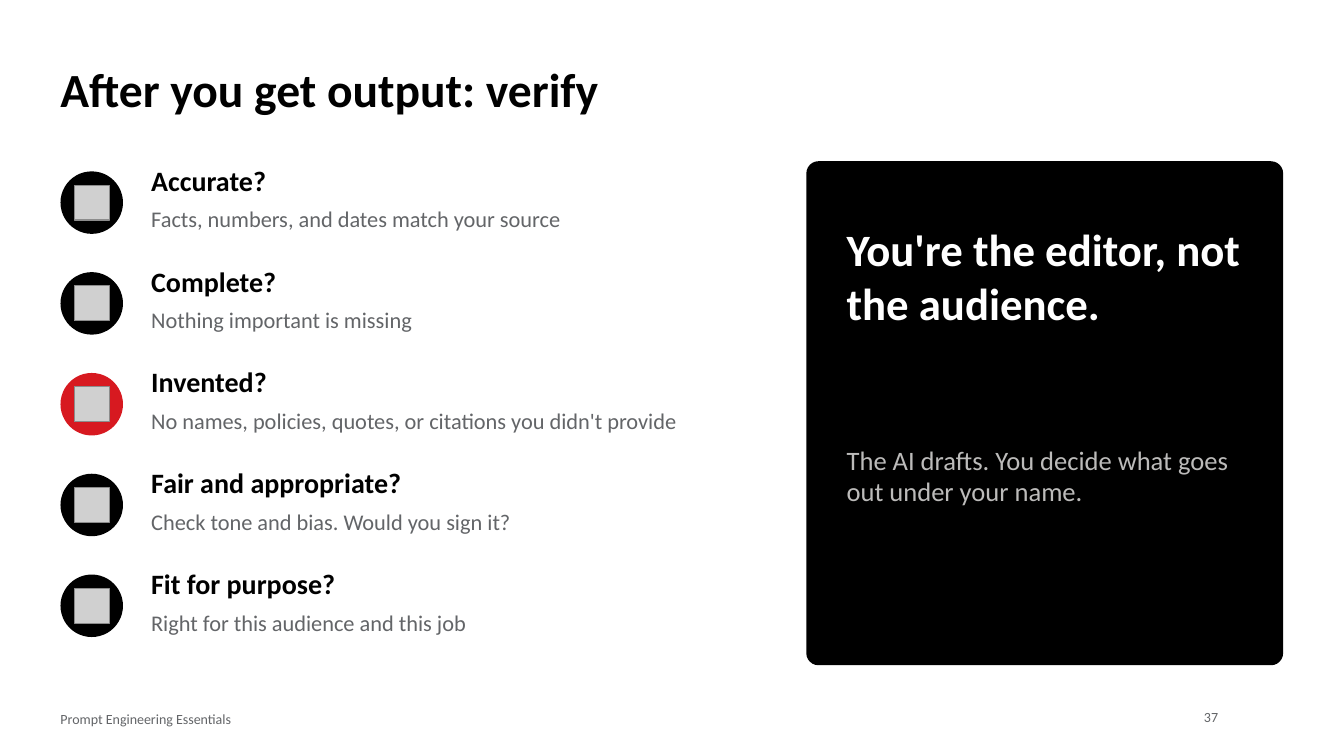
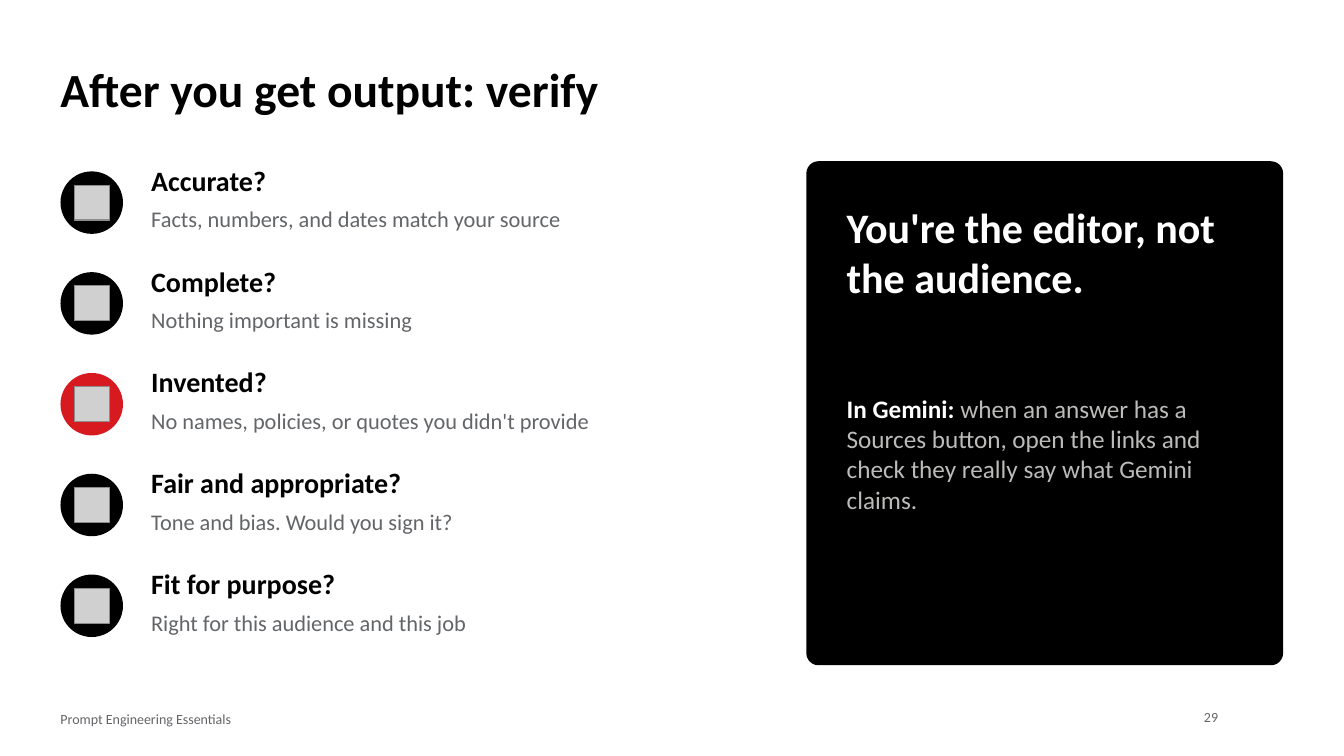
Before and after one commit to DataHurdler/pb-group-D, a slide deck: slide 29 of materials/slides/prompt-engineering-essentials.pptx (slide 37 before the commit). Drawn at 1344x756 pixels with LibreOffice and Linux fonts; fonts in the diff are those of the drawing; grey boxes stand for pictures; background and template pictures are left out. Boxes give left, top, right and bottom in pixels: in the first picture for what was removed or moved away, otherwise in the second. Text is boxed around its words. In the diff, an @@ line names an element or a change of style, - is before the commit and + after.

```diff
--- a/materials/slides/prompt-engineering-essentials.pptx
+++ b/materials/slides/prompt-engineering-essentials.pptx
@@ text "You're the editor, not the ..." moved from (x1=847, y1=234, x2=1240, y2=321) to (x1=847, y1=213, x2=1215, y2=294) @@
@@ text "You're the editor, not the ..." at (x1=847, y1=213, x2=1215, y2=294): size 32 to 30 pt @@
@@ text at (x1=151, y1=413, x2=589, y2=433): text changed @@
-No names, policies, quotes, or citations you didn't provide
+No names, policies, or quotes you didn't provide
@@ text at (x1=847, y1=400, x2=1201, y2=509): text changed; size 19 to 18 pt @@
-The AI drafts. You decide what goes out under your name.
+In Gemini: when an answer has a Sources button, open the links and check they really say what Gemini claims.
@@ text at (x1=151, y1=514, x2=453, y2=534): text changed @@
-Check tone and bias. Would you sign it?
+Tone and bias. Would you sign it?
@@ page number at (x1=1204, y1=713, x2=1218, y2=722): text changed @@
-37
+29
```
Also in this commit, not shown: 32 other slides changed, 2 slides added, 11 slides removed, 21 other files.
